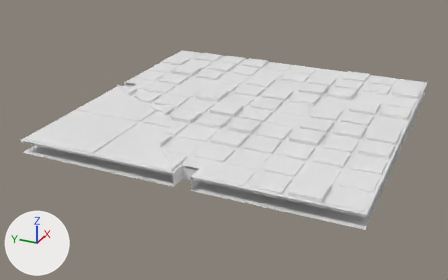
An edit to the FBX model Assets/Data/Level/Biomes/AbyssalRuins/Models/K_Floor_Path_3.fbx, drawn before and after from the same camera.
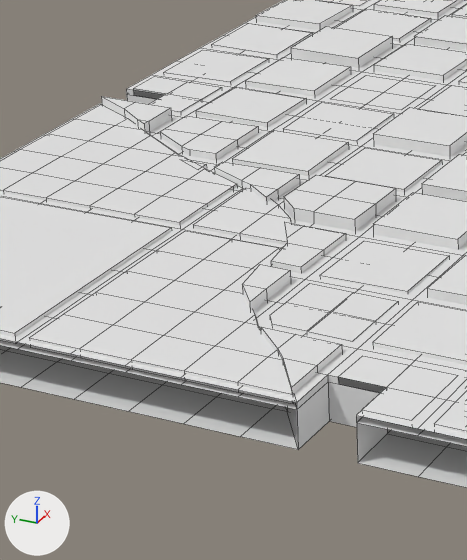
Old and new are each drawn whole from a 50 mm lens placed at (-8.73, -3.52, 3.72), pointed at (-0.32, 0.26, -0.48) and again close up on the part from 20% to 50% of the width and 20% to 78% of the height. The lights are fixed; the arrows at lower left show +X, +Y and +Z. The older version's two pictures come first. The close-ups show mesh edges as thin lines. Where no turn or scale is listed for an object, it has been applied to the vertices.

Script lines for the objects in view, before the commit:
```python
me_k_floor_path_3 = bpy.data.meshes.new('K_Floor_Path_3')
me_k_floor_path_3.from_pydata(...)  # 1382 vertices, 1024 faces; spans x -2.5..2.5, y -2.5..2.5, z -0.03..0.06
# faces by material slot: [865, 48, 111]
me_k_floor_path_3.materials.append(mat_joint)  # white #e7e7e7
me_k_floor_path_3.materials.append(mat_floor)  # white #e7e7e7
me_k_floor_path_3.materials.append(mat_path)  # white #e7e7e7
# before: 20 (0.0, 2.5, -0.03), 226 (0.0, 2.25, -0.03), 227 (0.25, 2.5, -0.03) at pixel (126, 94), 228 (0.25, 2.25, -0.03), 607 (0.05, 2.45, 0.01)
# before: 608 (0.25, 2.45, 0.01) at pixel (133, 88), 609 (0.25, 2.25, 0.01) at pixel (167, 93), 610 (0.05, 2.25, 0.01), 618 (0.25, 2.45, -0.03) at pixel (133, 95), 621 (0.05, 2.25, -0.03)
# before: 91 (-2.5, 0.0, -0.03) at pixel (296, 409), 363 (-2.25, 0.0, -0.03) at pixel (328, 381), 383 (-2.25, -0.25, -0.03), 384 (-2.5, -0.25, -0.03) at pixel (356, 422), 974 (-2.45, -0.05, 0.0)
# before: 975 (-2.25, -0.05, 0.0) at pixel (338, 376), 976 (-2.25, -0.25, 0.0) at pixel (386, 387), 977 (-2.45, -0.25, 0.0) at pixel (361, 409), 985 (-2.25, -0.05, -0.03) at pixel (338, 384), 988 (-2.45, -0.25, -0.03) at pixel (362, 417)
me_k_floor_path_3_colground0 = bpy.data.meshes.new('K_Floor_Path_3_ColGround0')
me_k_floor_path_3_colground0.from_pydata(...)  # 184 vertices, 163 faces; spans x -2.5..0.0, y 0.0..2.5, z -0.2..0.0
me_k_floor_path_3_colground4 = bpy.data.meshes.new('K_Floor_Path_3_ColGround4')
me_k_floor_path_3_colground4.from_pydata(...)  # 774 vertices, 715 faces; spans x -2.5..2.5, y -2.5..2.5, z -0.2..0.0
# before: 0 (0.0, 2.5, 0.0) at pixel (99, 103), 1 (0.0, 2.25, 0.0), 3 (0.25, 2.5, 0.0) at pixel (126, 88), 4 (0.25, 2.25, 0.0), 387 (0.0, 2.25, -0.2)
# before: 388 (0.0, 2.5, -0.2), 390 (0.25, 2.5, -0.2), 391 (0.25, 2.25, -0.2)
# before: 156 (-2.25, 0.0, 0.0) at pixel (327, 374), 157 (-2.5, 0.0, 0.0) at pixel (296, 402), 177 (-2.25, -0.25, 0.0) at pixel (386, 387), 178 (-2.5, -0.25, 0.0) at pixel (356, 415), 408 (-2.5, 0.0, -0.2) at pixel (298, 449)
# before: 409 (-2.25, 0.0, -0.2) at pixel (329, 421), 411 (-2.25, -0.25, -0.2) at pixel (387, 433), 412 (-2.5, -0.25, -0.2) at pixel (357, 462)
ob_k_floor_path_3 = bpy.data.objects.new('K_Floor_Path_3', me_k_floor_path_3)
ob_k_floor_path_3.location = (0.0, 0.0, 0.0)
ob_k_floor_path_3_colground0 = bpy.data.objects.new('K_Floor_Path_3_ColGround0', me_k_floor_path_3_colground0)
ob_k_floor_path_3_colground0.location = (0.0, 0.0, 0.0)
ob_k_floor_path_3_colground4 = bpy.data.objects.new('K_Floor_Path_3_ColGround4', me_k_floor_path_3_colground4)
ob_k_floor_path_3_colground4.location = (0.0, 0.0, 0.0)
```
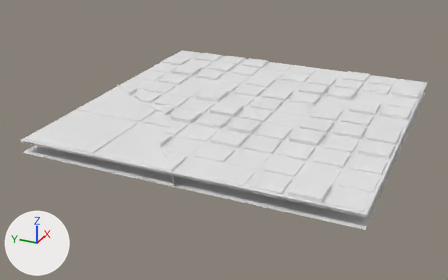
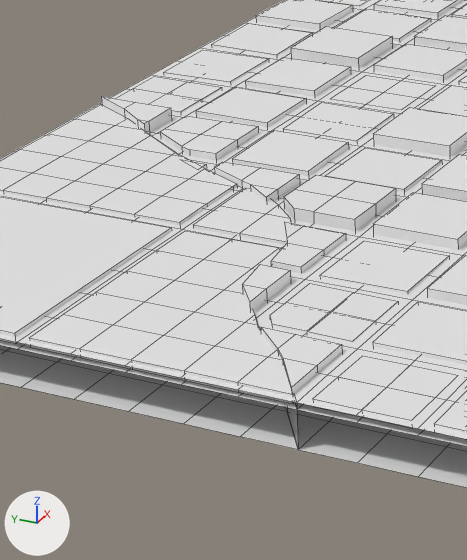
Boxes (x1, y1, x2, y2) around the edits, measured in the close-ups (467 x 560 px; the box of a moved part takes in the faces that stretch with it):
'K_Floor_Path_3_ColGround4', reshaped
    before: (126, 0, 467, 488)
    after: (100, 0, 467, 488)
part 1 of me_k_floor_path_3, built on
    before: (133, 88, 166, 98)
    after: (115, 88, 166, 104)
part 2 of me_k_floor_path_3, built on
    before: (338, 377, 384, 392)
    after: (297, 377, 386, 423)
part 3 of me_k_floor_path_3_colground4, moved or reshaped (mostly hidden afterwards)
    before: (126, 89, 162, 104)
    after: (100, 89, 131, 104)
part 4 of me_k_floor_path_3_colground4, moved or reshaped
    before: (297, 375, 387, 462)
    after: (297, 375, 387, 463)

The change in detail:
me_k_floor_path_3_colground4 is used by ob_k_floor_path_3_colground4; location (0.0, 0.0, 0.0).
Verts and faces of me_k_floor_path_3_colground4; kept vertices keep their numbers, new ones are numbered from 774.
me_k_floor_path_3_colground4 had 774 vertices, 715 faces and spanned x -2.5..2.5, y -2.5..2.5, z -0.2..0.0.
me_k_floor_path_3_colground4 now has 774 vertices, 713 faces and spans x -2.5..2.5, y -2.5..2.5, z -0.2..0.0.
Part 3, on me_k_floor_path_3_colground4:
Faces deleted: (0, 1, 387, 388), (1, 4, 391, 387), (3, 390, 391, 4).
New faces: (0, 1, 4, 3), (387, 388, 390, 391).
Part 4, on me_k_floor_path_3_colground4:
Faces deleted: (156, 157, 408, 409), (156, 409, 411, 177), (177, 411, 412, 178).
New faces: (156, 157, 178, 177), (408, 409, 411, 412).
me_k_floor_path_3 is used by ob_k_floor_path_3; location (0.0, 0.0, 0.0).
Verts and faces of me_k_floor_path_3; kept vertices keep their numbers, new ones are numbered from 1382.
me_k_floor_path_3 had 1382 vertices, 1024 faces and spanned x -2.5..2.5, y -2.5..2.5, z -0.03..0.06.
me_k_floor_path_3 now has 1384 vertices, 1028 faces and spans x -2.5..2.5, y -2.5..2.5, z -0.03..0.06.
Part 1, on me_k_floor_path_3:
Faces deleted: (228, 609, 608, 618), (228, 621, 610, 609).
New vertex 1382 is at (0.05, 2.45, -0.03).
New faces: (20, 226, 228, 227), (607, 608, 618, 1382), (607, 1382, 621, 610) (mat_joint (white #e7e7e7)).
New faces: (607, 610, 609, 608) (mat_path (white #e7e7e7)).
Part 2, on me_k_floor_path_3:
Faces deleted: (383, 976, 975, 985), (383, 988, 977, 976).
New vertex 1383 is at (-2.45, -0.05, -0.03), pixel (313, 406).
New faces: (91, 384, 383, 363), (974, 975, 985, 1383), (974, 1383, 988, 977) (mat_joint (white #e7e7e7)).
New faces: (974, 977, 976, 975) (mat_path (white #e7e7e7)).
